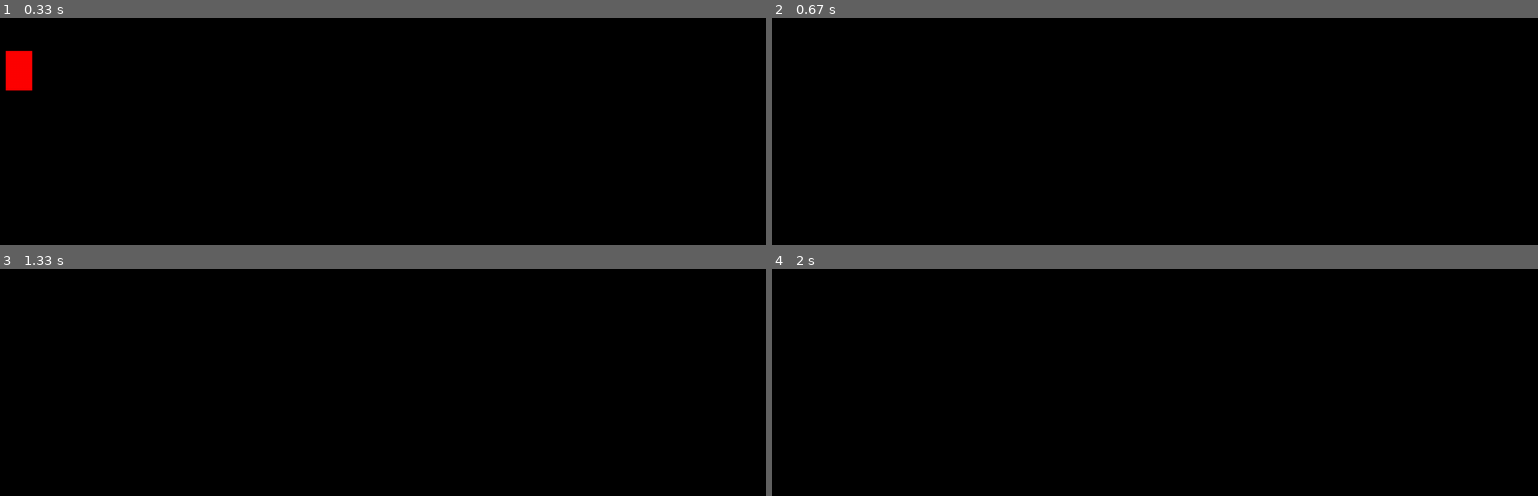
Above: before the commit, frames 1-4 (two rows, left to right).
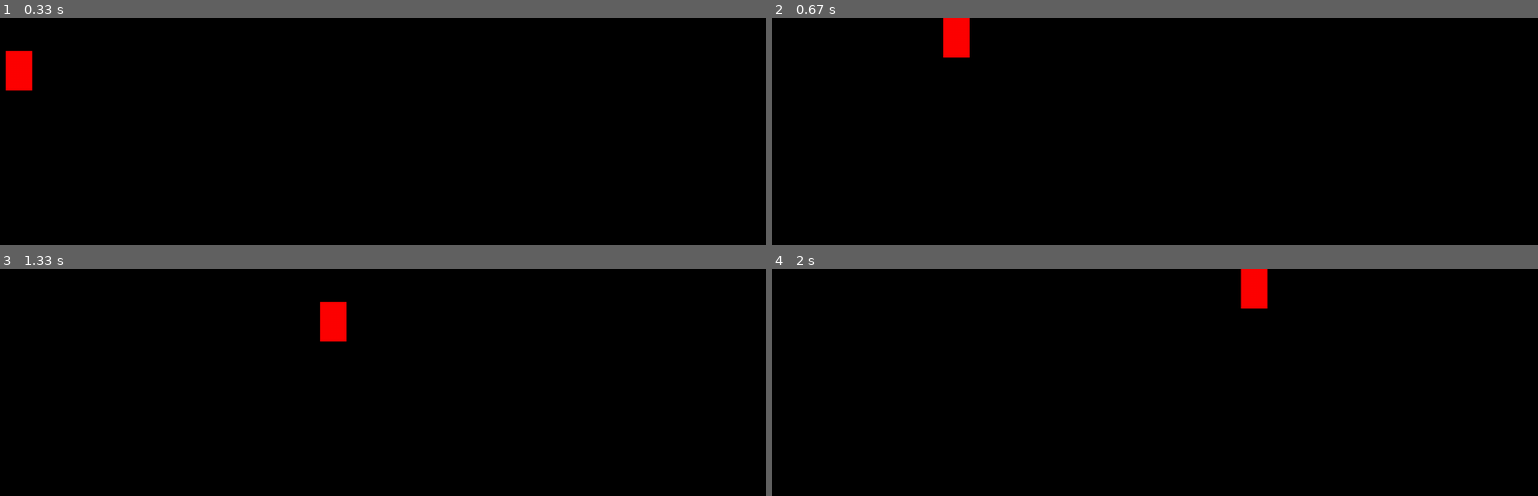
Above: after the commit, the same moments.

Repository: jsownz/pygame-mmo
Game: pygame game, started from main.py
Two runs of this game, one before a commit and one after it. Both use one fixed random seed, a clock stepped at 60 frames per second and the inputs below.
Inputs:
- Up to frame 1 (0.33 s): no input
- Up to frame 2 (0.67 s): hold W from 0.33 s (still down); hold Right from 0.33 s (still down)
- Up to frame 3 (1.33 s): release W at 0.8 s; release Right at 0.8 s; tap S at 0.83 s; hold Right from 1.17 s (still down)
- Up to frame 4 (2 s): release Right at 1.63 s; hold Up 1.67-1.97 s

Frame 1 is identical in both runs. In frame 2, 0.6% of the frame differs, in the area x 22-26%, y 0-18%; in frame 3, 0.6%, in the area x 41-46%, y 14-33%; in frame 4, 0.6%.

Commit message:
moving to fullscreen and setting screen bounds

Diff:
--- a/main.py
+++ b/main.py
@@ -17,6 +17,7 @@
   K_x,
   KEYDOWN,
   QUIT,
+  FULLSCREEN,
 )
 
 if __name__ == "__main__":
@@ -35,7 +36,7 @@
   SCREEN_HEIGHT = NATIVE_HEIGHT
 
   # create screen object
-  screen = pygame.display.set_mode((SCREEN_WIDTH,SCREEN_HEIGHT))
+  screen = pygame.display.set_mode((SCREEN_WIDTH,SCREEN_HEIGHT), FULLSCREEN)
 
   # set window caption
   pygame.display.set_caption("Ninja Trainer")
@@ -102,18 +103,26 @@
     # up
     if keys[K_UP] or keys[K_w]:
       characterY -= velocity
+      if characterY < 0:
+        characterY = 0
 
     # down
     if keys[K_DOWN] or keys[K_s]:
       characterY += velocity
+      if characterY+characterHeight > SCREEN_HEIGHT:
+        characterY = SCREEN_HEIGHT-characterHeight
 
     # left
     if keys[K_LEFT] or keys[K_a]:
       characterX -= velocity
+      if characterX < 0:
+        characterX = 0
 
     # right
     if keys[K_RIGHT] or keys[K_d]:
       characterX += velocity
+      if characterX+characterWidth > SCREEN_WIDTH:
+        characterX = SCREEN_WIDTH-characterWidth
 
 
     screen.fill((0,0,0))
